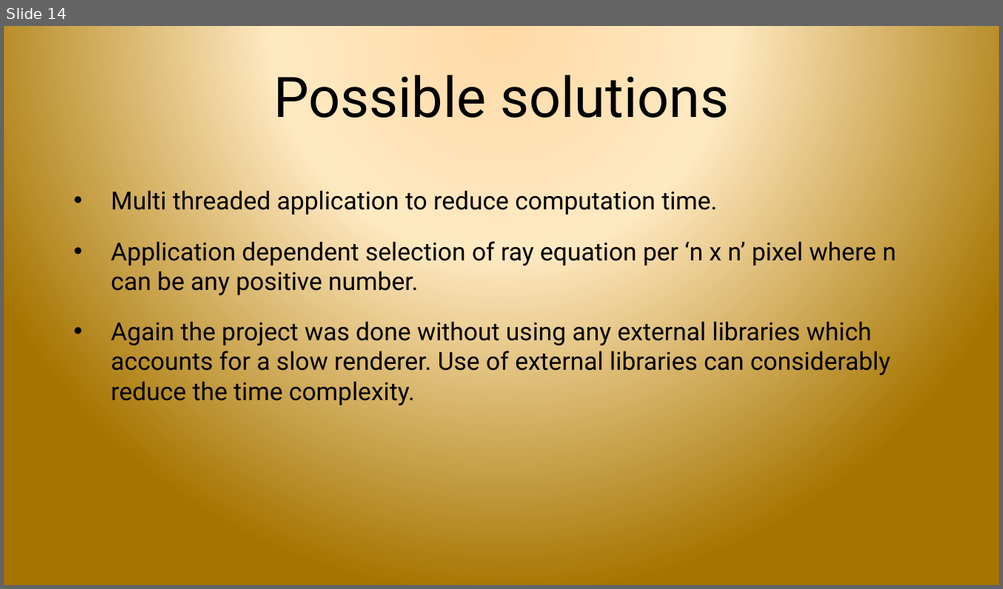
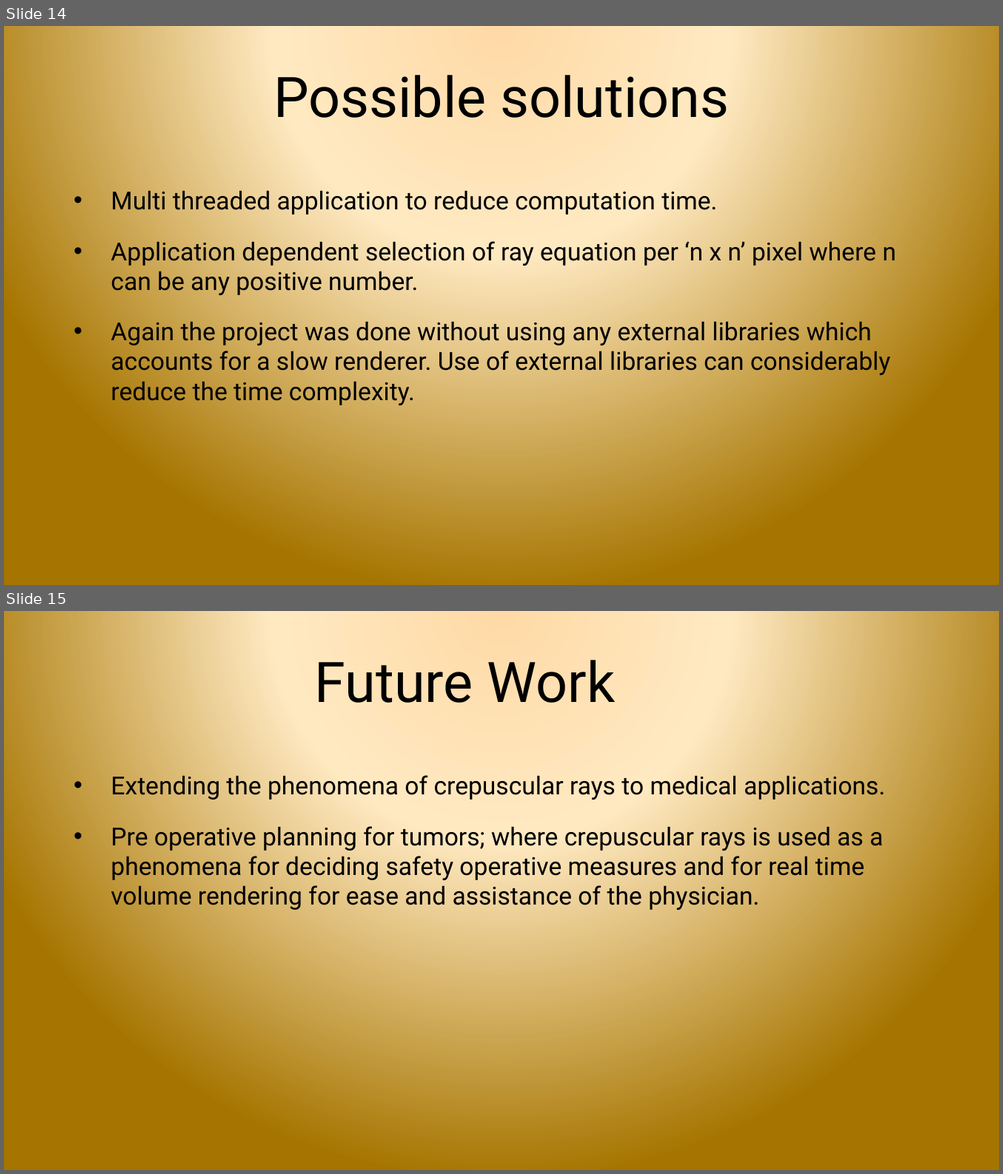
Before and after one commit to sreepada/CSCI580Project, a slide deck: documentation/FinalPresentation_UncannyValley.pptx. Shown one above the other, each under a label of ours: slide 14 before the commit, slides 14 and 15 after it. The pictures are 1003x589 and 1003x1174 pixels, drawn with LibreOffice and Linux fonts; fonts in the diff are those of the drawing; background and template pictures are left out. Boxes give left, top, right and bottom in pixels: in the first picture for what was removed or moved away, otherwise in the second. Text is boxed around its words. In the diff, an @@ line names an element or a change of style, - is before the commit and + after.

Commit message:
Future works slide

```diff
--- a/documentation/FinalPresentation_UncannyValley.pptx
+++ b/documentation/FinalPresentation_UncannyValley.pptx
@@ slide 15 added at [4, 611, 999, 1170], background picture (left out) @@
@@ title added at [315, 660, 615, 703], 54 pt, text #000000 @@
+Future Work
@@ text added at [111, 772, 885, 910], 24 pt, text #000000 @@
+• Extending the phenomena of crepuscular rays to medical applications.
+• Pre operative planning for tumors; where crepuscular rays is used as a phenomena for deciding safety operative measures and for real time volume rendering for ease and assistance of the physician.
```
Also in this commit, not shown: 1 other file.
